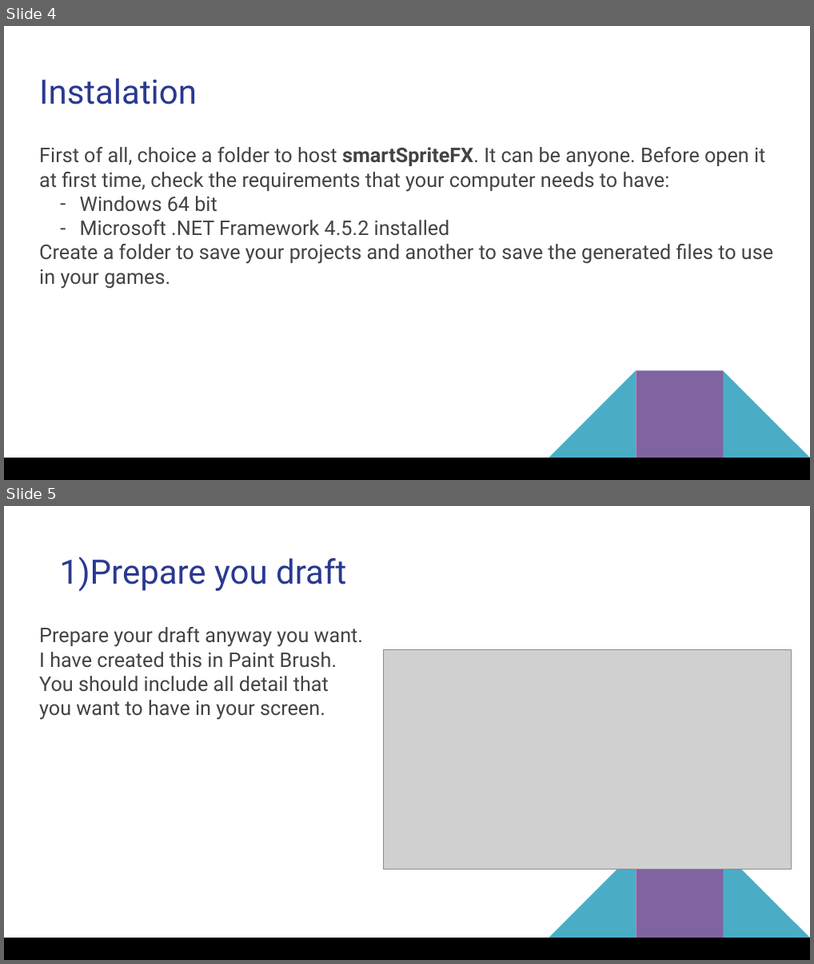
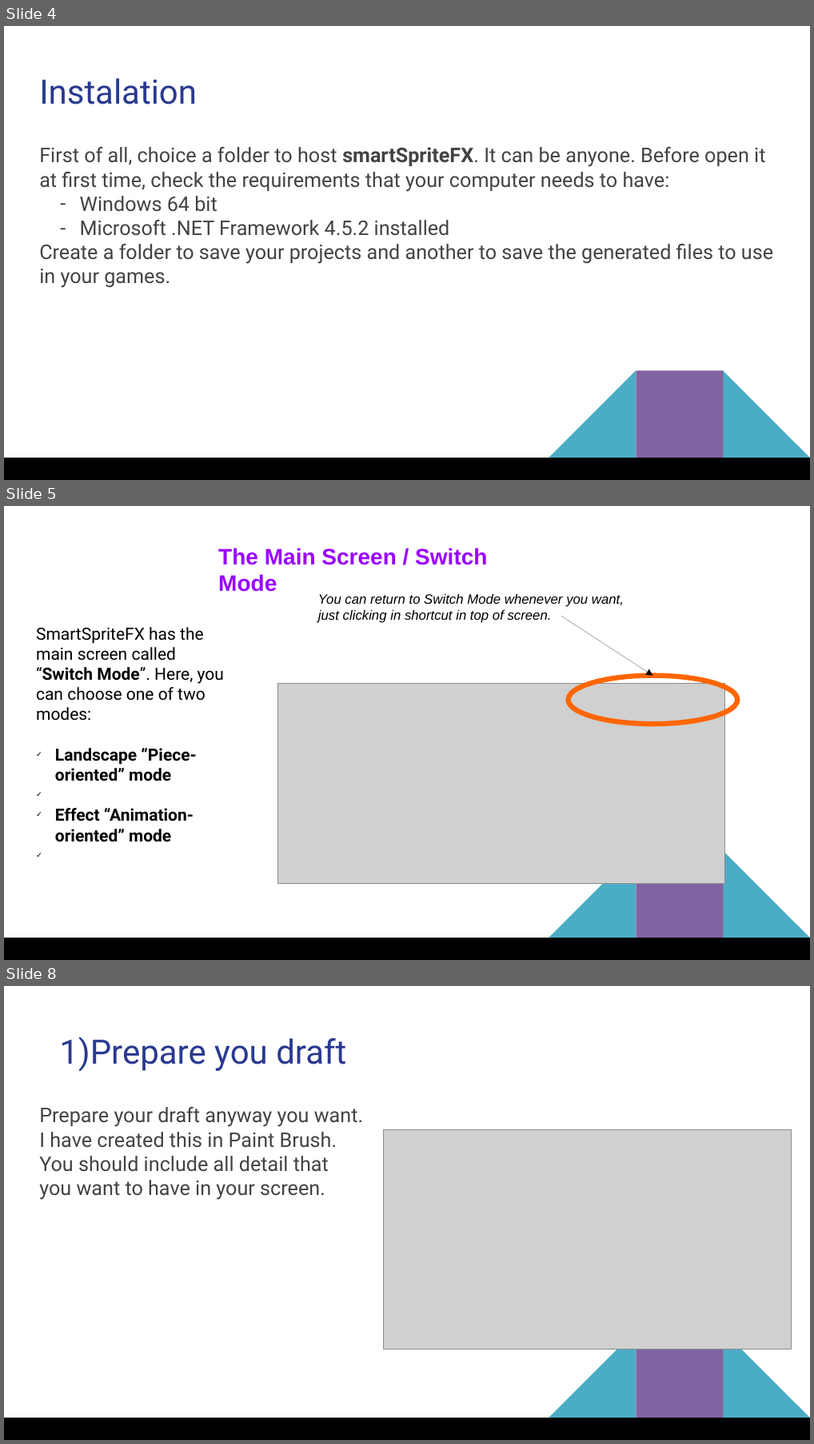
Before and after one commit to MGODOY-BR/smartSpriteFX, a slide deck: [doc]/Using smartSpriteFX.pptx. Shown one above the other, each under a label of ours: slides 4 and 5 before the commit, slides 4, 5 and 8 after it; the slides between them are not shown. The pictures are 814x964 and 814x1444 pixels, drawn with LibreOffice and Linux fonts; fonts in the diff are those of the drawing; grey boxes stand for pictures. Boxes give left, top, right and bottom in pixels: in the first picture for what was removed or moved away, otherwise in the second. Text is boxed around its words. In the diff, an @@ line names an element or a change of style, - is before the commit and + after.

```diff
--- a/[doc]/Using smartSpriteFX.pptx
+++ b/[doc]/Using smartSpriteFX.pptx
@@ slide 5 added at box(4, 506, 810, 960), background #FFFFFF; not listed: 4 template elements that a slide beside it also shows @@
@@ text added at box(218, 548, 487, 592), 20 pt, text #9900FF, bold @@
+The Main Screen / Switch Mode
@@ text added at box(318, 594, 624, 623), 12 pt, text #000000, italic @@
+You can return to Switch Mode whenever you want, just clicking in shortcut in top of screen.
@@ arrow added from (562, 616) to (653, 676), #000000 0.75 pt @@
@@ text added at box(36, 627, 224, 842), 15 pt, text #000000 @@
+SmartSpriteFX has the main screen called “Switch Mode”. Here, you can choose one of two modes:
+✓ Landscape “Piece-oriented” mode
+✓ Effect “Animation-oriented” mode
@@ picture added at box(278, 684, 726, 884) @@
@@ ellipse added at box(569, 676, 738, 724), outline #FF6600 4.51 pt @@
@@ what was slide 5 is now slide 8 @@
```
Also in this commit, not shown: 1 slide changed, 2 other slides added.
